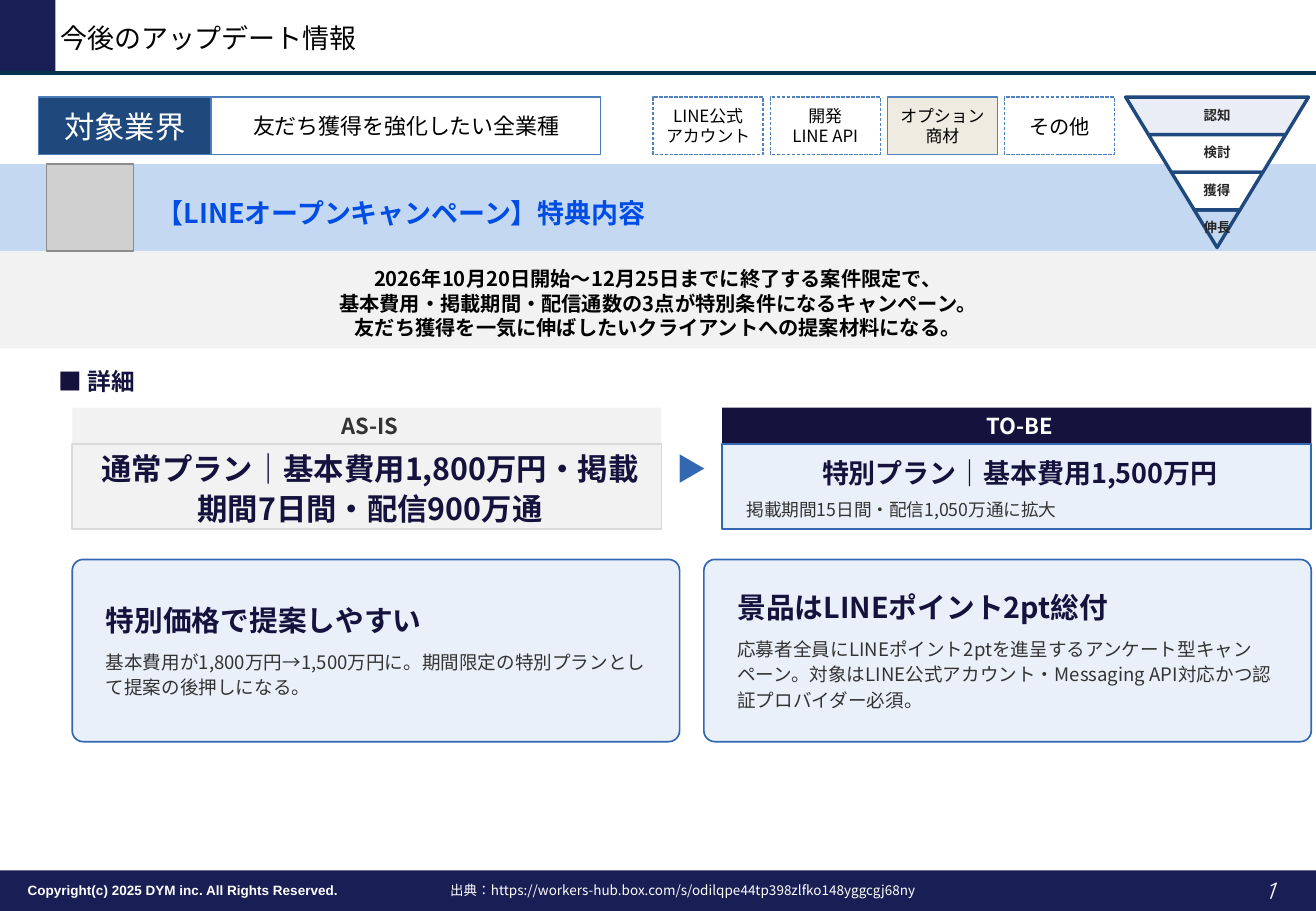
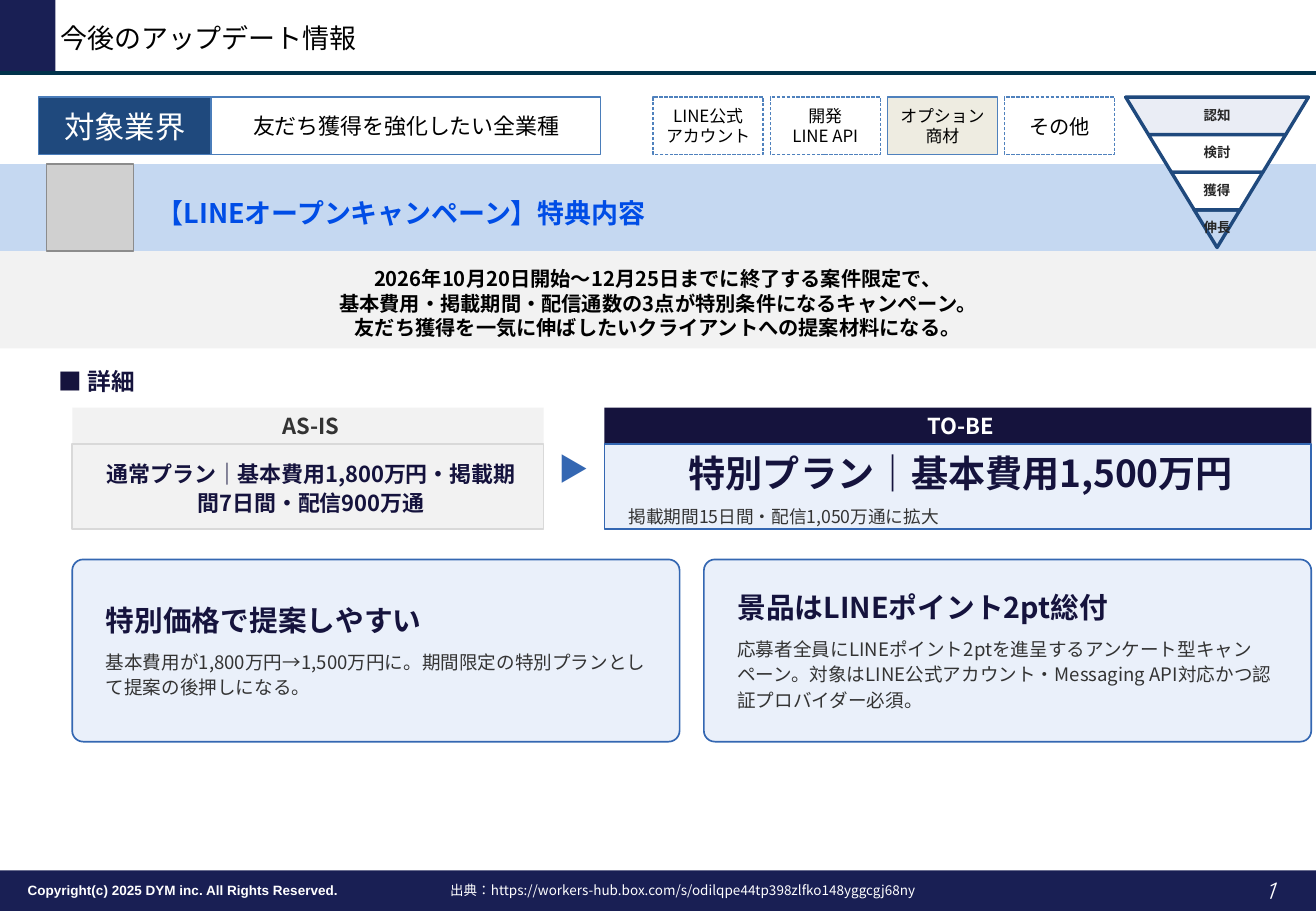
Before and after one commit to tonomura-r-dev/folder, a slide deck: slide 1 of LINEオープンキャンペーン_26年10-12月_ご案内.pptx. Drawn at 1316x911 pixels with LibreOffice and Linux fonts; fonts in the diff are those of the drawing; grey boxes stand for pictures; background and template pictures are left out. Boxes give left, top, right and bottom in pixels: in the first picture for what was removed or moved away, otherwise in the second. Text is boxed around its words. In the diff, an @@ line names an element or a change of style, - is before the commit and + after.

```diff
--- a/LINEオープンキャンペーン_26年10-12月_ご案内.pptx
+++ b/LINEオープンキャンペーン_26年10-12月_ご案内.pptx
@@ rectangle "AS-IS": place and size @@
-rectangle "AS-IS" at <box>73,408,662,445</box>
+rectangle "AS-IS" at <box>73,408,544,445</box>
@@ text "▶": place and size @@
-text "▶" at <box>662,408,723,530</box>
+text "▶" at <box>544,408,605,530</box>
@@ rectangle "TO-BE": place and size @@
-rectangle "TO-BE" at <box>723,408,1312,445</box>
+rectangle "TO-BE" at <box>605,408,1312,445</box>
@@ rectangle "通常プラン｜基本費用1,800万円・掲載期間7日間・配信900万通": place and size @@
-rectangle "通常プラン｜基本費用1,800万円・掲載期間7日間・配信900万通" at <box>73,445,662,530</box>
+rectangle "通常プラン｜基本費用1,800万円・掲載期間7日間・配信900万通" at <box>73,445,544,530</box>
@@ rectangle "通常プラン｜基本費用1,800万円・掲載期間7日間・配信900万通" at <box>73,445,544,530</box>: size 18 to 13 pt @@
@@ rectangle "特別プラン｜基本費用1,500万円": place and size @@
-rectangle "特別プラン｜基本費用1,500万円" at <box>723,445,1312,530</box>
+rectangle "特別プラン｜基本費用1,500万円" at <box>605,445,1312,530</box>
@@ text in rectangle at <box>689,454,1233,495</box>: size 16 to 22 pt in "特別プラン｜基本費用1,500万円" @@
```
Also in this commit, not shown: 4 other files.
